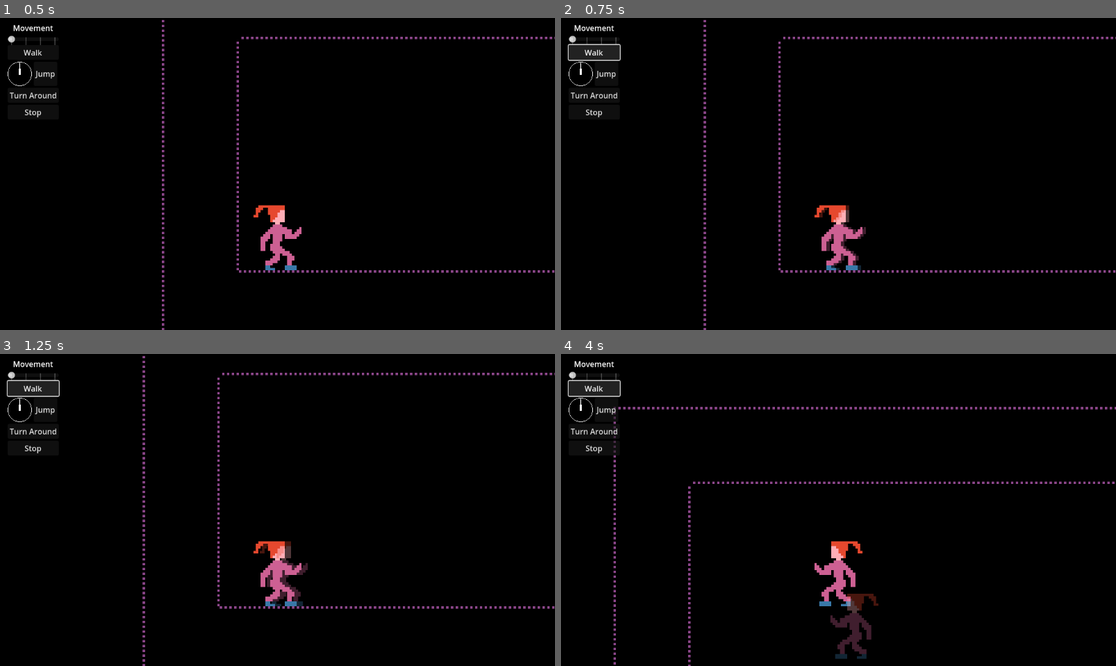
Above: before the commit, frames 1-4 (two rows, left to right).
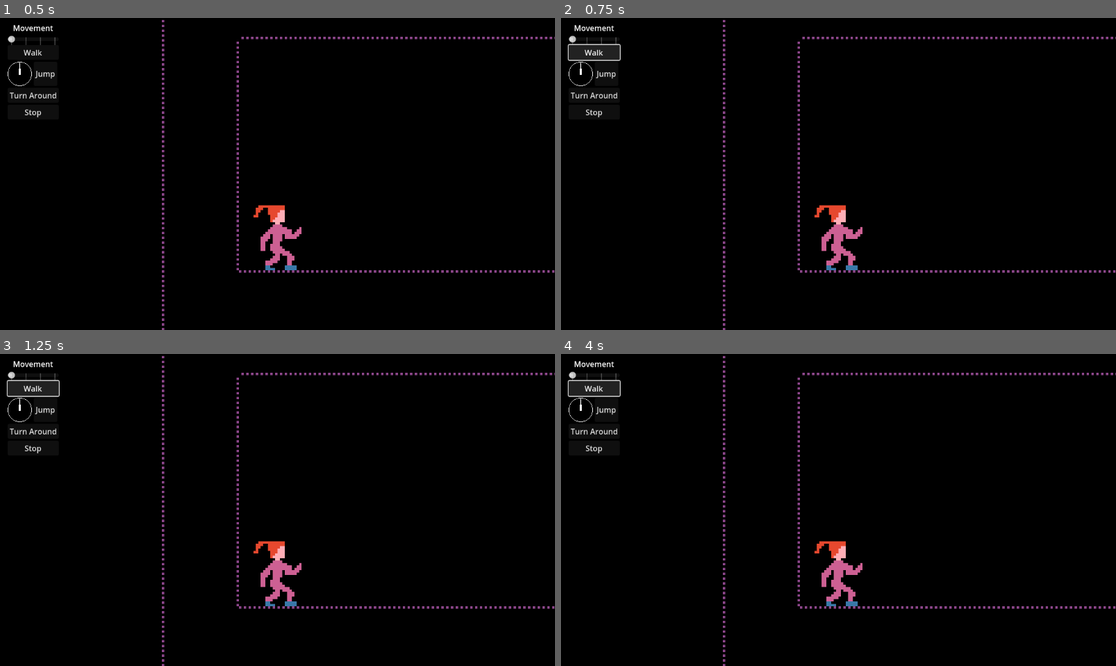
Above: after the commit, the same moments.

Repository: CloneDeath/LoveIsFury
Game: Godot game, scene res://Game.tscn
Same seed, same stepped clock (60 frames per second), same inputs: the game is played once before the commit and once after it.
Inputs:
- Up to frame 1 (0.5 s): no input
- Up to frame 2 (0.75 s): click "Walk" at 0.5 s
- Up to frame 3 (1.25 s): no input
- Up to frame 4 (4 s): click "Jump" at 1.25 s; click "Turn Around" at 2 s; click "Stop" at 2.75 s; click "Walk" at 3.5 s

Frame 1 is identical in both runs. In frame 2, 1.2% of the frame differs, in the area x 25-55%, y 0-100%; in frame 3, 1.4%; in frame 4, 3.5%, in the area x 9-100%, y 0-100%.
Error after the commit: Parse Error: The function signature doesn't match the parent. Parent signature is "get_gravity() -> Vector2". (res://player/Player.gd:4)

Commit message:
making the preview more configurable

Diff:
--- a/player/Player.gd
+++ b/player/Player.gd
@@ -1,11 +1,14 @@
 extends CharacterBody2D
 class_name Player
 
-const SPEED = 800.0
-const JUMP_VELOCITY = 400.0
+func get_gravity() -> float:
+	return ProjectSettings.get_setting("physics/2d/default_gravity");
 
-# Get the gravity from the project settings to be synced with RigidBody nodes.
-var gravity: float = ProjectSettings.get_setting("physics/2d/default_gravity");
+func get_move_speed() -> float:
+	return 800.0;
+
+func get_jump_speed() -> float:
+	return 400.0;
 
 var facing = 1;
 var do_move := 0.0;
@@ -19,17 +22,17 @@
 		facing *= -1;
 
 	if not is_on_floor():
-		velocity.y += gravity * delta
+		velocity.y += get_gravity() * delta
 
 	if (is_on_floor()):
 		if do_jump:
 			do_jump = false;
-			velocity += do_jump_vector * JUMP_VELOCITY;
+			velocity = do_jump_vector * get_jump_speed();
 		elif abs(do_move) > 0:
 			var direction = do_move * facing;
-			velocity.x = direction * SPEED
+			velocity.x = direction * get_move_speed()
 		else:
-			velocity.x = move_toward(velocity.x, 0, SPEED)
+			velocity.x = move_toward(velocity.x, 0, get_move_speed())
 
 	move_and_slide();
 	%Sprite.scale.x = facing;
--- a/player/PlayerPreview.gd
+++ b/player/PlayerPreview.gd
@@ -2,11 +2,23 @@
 class_name PlayerPreview
 
 @export var player: Player;
+@export var time_factor: float = 0.25;
+@export var time_slice: float = 0.1;
+
+func get_gravity() -> float:
+	return ProjectSettings.get_setting("physics/2d/default_gravity") * time_factor * time_factor;
+
+func get_move_speed() -> float:
+	return 800.0 * time_factor;
+
+func get_jump_speed() -> float:
+	return 400.0 * time_factor;
 
 func _ready():
 	$PreviewAnimation.play("default");
+	$PreviewAnimation.speed_scale = time_factor / time_slice;
 
-func reset():
+func reset(reset_animation=true):
 	position = player.position;
 	facing = player.facing;
 	velocity = player.velocity;
@@ -15,6 +27,8 @@
 	do_jump_vector = player.do_jump_vector;
 	do_turn_around = player.do_turn_around;
 	process_mode = Node.PROCESS_MODE_INHERIT;
+	if (reset_animation):
+		$PreviewAnimation.seek(0);
 
 func freeze():
 	process_mode = Node.PROCESS_MODE_DISABLED;
--- a/player/PlayerPreview.tscn
+++ b/player/PlayerPreview.tscn
@@ -5,7 +5,7 @@
 
 [sub_resource type="Animation" id="Animation_7dhy0"]
 resource_name = "default"
-length = 0.2
+length = 2.0
 loop_mode = 1
 tracks/0/type = "method"
 tracks/0/imported = false
@@ -14,10 +14,10 @@
 tracks/0/interp = 1
 tracks/0/loop_wrap = true
 tracks/0/keys = {
-"times": PackedFloat32Array(0, 0.1),
+"times": PackedFloat32Array(0, 1),
 "transitions": PackedFloat32Array(1, 1),
 "values": [{
-"args": [],
+"args": [false],
 "method": &"reset"
 }, {
 "args": [],
@@ -32,6 +32,8 @@
 
 [node name="PlayerPreview" instance=ExtResource("1_1k77g")]
 script = ExtResource("2_2e6ba")
+time_factor = 0.25
+time_slice = 0.1
 
 [node name="PreviewAnimation" type="AnimationPlayer" parent="." index="3"]
 process_mode = 3
